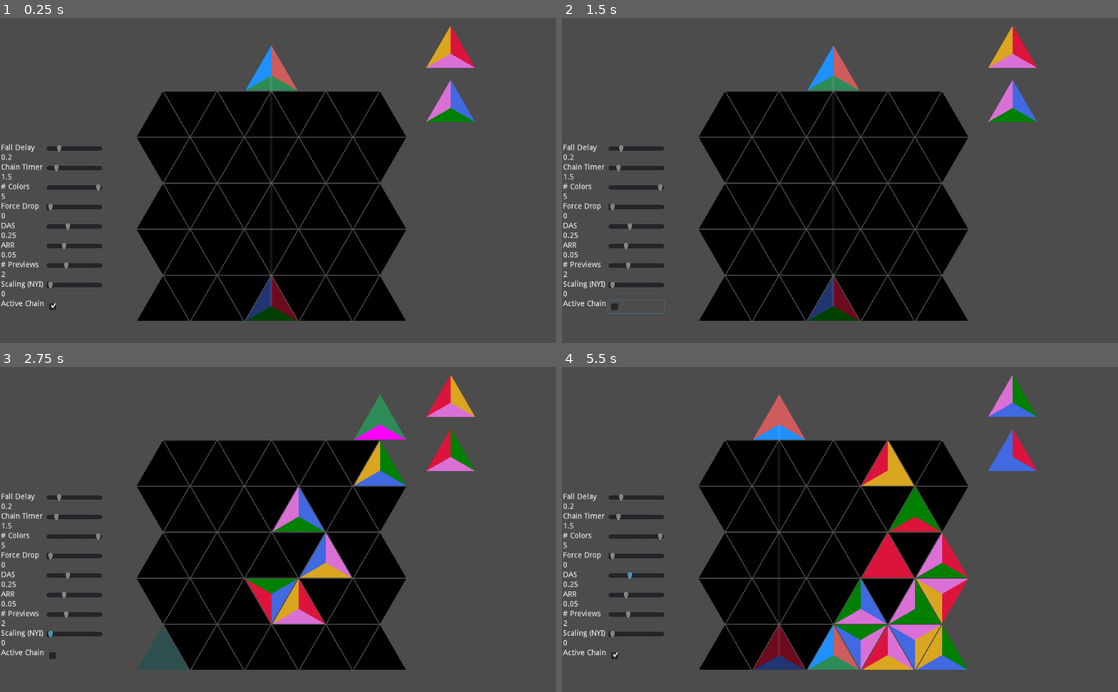
Above: before the commit, frames 1-4 (two rows, left to right).
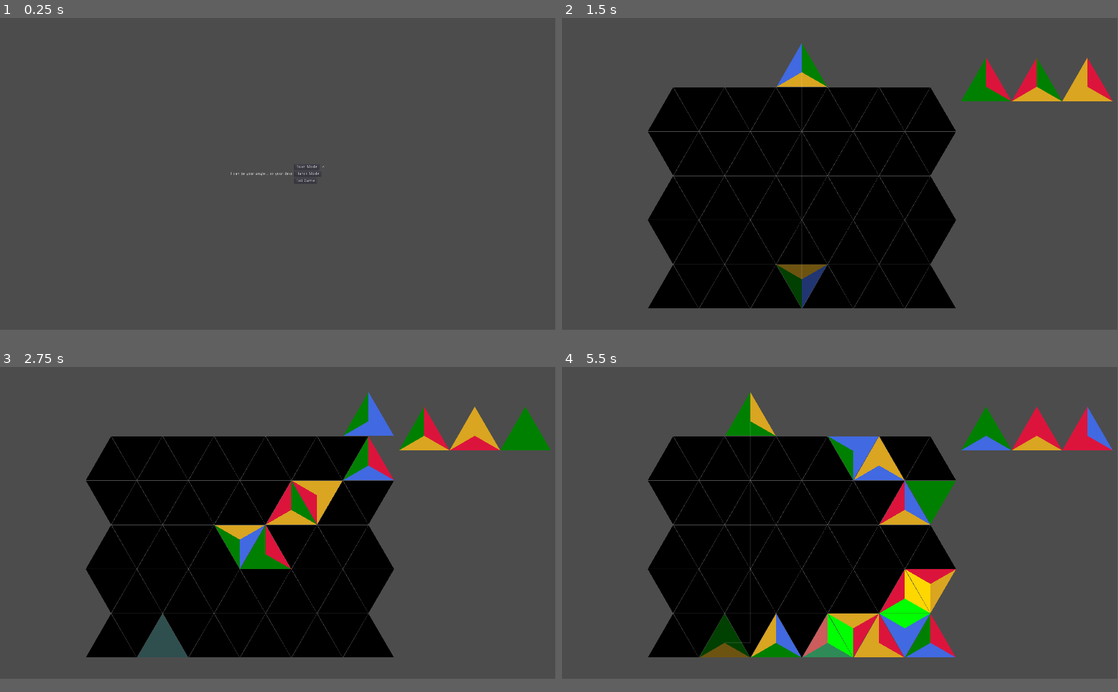
Above: after the commit, the same moments.

Repository: BoatsandJoes/tri-twist
Game: Godot game, scene res://scenes/MainMenu.tscn
Same seed, same stepped clock (60 frames per second), same inputs: the game is played once before the commit and once after it. Before the commit the project starts from res://scenes/Main.tscn.
Inputs (mouse positions are in pixels of both pictures, inside the frame that each line leads up to):
- Up to frame 1 (0.25 s): no input
- Up to frame 2 (1.5 s): click (867, 174) at 0.5 s, where only the run after the commit has a clickable "Brain Mode"; click (634, 307) at 1.27 s
- Up to frame 3 (2.75 s): tap Enter (ui_accept) at 2, 2.27, 2.3, 2.57 s; move the mouse to (161, 656) at 2.02 s; hold D (right) from 2.03 s (still down); hold Space (ui_select, bound only after the commit) from 2.03 s (still down); click (161, 656) at 2.17 s
- Up to frame 4 (5.5 s): move the mouse to (751, 640) at 2.77 s; release D (right) at 2.78 s; release Space (ui_select, bound only after the commit) at 2.78 s; hold Down (ui_down) 2.78-3.53 s; tap Enter (ui_accept) at 2.85, 3.02, 3.32, 3.8, 4.52, 4.82, 5.27, 5.3 s; click (751, 640) at 2.92 s; tap Space (ui_select, bound only after the commit) at 3.05, 4.55 s; move the mouse to (778, 656) at 3.52 s; hold D (right) 3.53-4.28 s; hold Keypad 6 (clockwise) 3.53-4.28 s; click (778, 656) at 3.67 s; move the mouse to (806, 640) at 4.27 s; hold Up (ui_up) 4.28-5.03 s; tap Keypad 7 (counterclockwise) at 4.35 s; click (806, 640) at 4.42 s; move the mouse to (834, 656) at 5.02 s; hold A (left) from 5.03 s (still down); hold Space (ui_select, bound only after the commit) from 5.03 s (still down); click (834, 656) at 5.17 s
In our replay, the window is 800x468 before the commit and 799x449 after it. These sizes can differ from the game's own. Grey fills any space a smaller window leaves; there, only what the larger window draws over its background counts as a difference.

The runs differ from the first frame. In frame 1, 33% of the frame differs, in the area x 0-86%, y 2-94%; in frame 2, 19%; in frame 3, 23%; in frame 4, 26%.

Commit message:
Added main menu and mode select. Tweaked display. Fixed particles.

Diff:
--- a/project.godot
+++ b/project.godot
@@ -15,9 +15,14 @@
 "path": "res://scenes/GameGrid.gd"
 }, {
 "base": "Node2D",
-"class": "GameScene",
+"class": "Mode1",
 "language": "GDScript",
-"path": "res://scenes/GameScene.gd"
+"path": "res://scenes/Mode1.gd"
+}, {
+"base": "Node2D",
+"class": "Mode2",
+"language": "GDScript",
+"path": "res://scenes/Mode2.gd"
 }, {
 "base": "Area2D",
 "class": "TriangleCell",
@@ -31,7 +36,8 @@
 } ]
 _global_script_class_icons={
 "GameGrid": "",
-"GameScene": "",
+"Mode1": "",
+"Mode2": "",
 "TriangleCell": "",
 "TriangleDropper": ""
 }
@@ -39,8 +45,17 @@
 [application]
 
 config/name="TriTwist"
-run/main_scene="res://scenes/Main.tscn"
+run/main_scene="res://scenes/MainMenu.tscn"
 config/icon="res://icon.png"
+
+[display]
+
+window/size/width=1920
+window/size/height=1080
+window/size/resizable=false
+window/size/borderless=true
+window/size/fullscreen=true
+window/vsync/use_vsync=false
 
 [input]
 
@@ -54,6 +69,7 @@
 ui_select={
 "deadzone": 0.5,
 "events": [ Object(InputEventJoypadButton,"resource_local_to_scene":false,"resource_name":"","device":0,"button_index":3,"pressure":0.0,"pressed":false,"script":null)
+, Object(InputEventKey,"resource_local_to_scene":false,"resource_name":"","device":0,"alt":false,"shift":false,"control":false,"meta":false,"command":false,"pressed":false,"scancode":32,"unicode":0,"echo":false,"script":null)
  ]
 }
 ui_cancel={
@@ -79,7 +95,6 @@
 "events": [ Object(InputEventKey,"resource_local_to_scene":false,"resource_name":"","device":0,"alt":false,"shift":false,"control":false,"meta":false,"command":false,"pressed":false,"scancode":16777232,"unicode":0,"echo":false,"script":null)
 , Object(InputEventJoypadButton,"resource_local_to_scene":false,"resource_name":"","device":0,"button_index":12,"pressure":0.0,"pressed":false,"script":null)
 , Object(InputEventKey,"resource_local_to_scene":false,"resource_name":"","device":0,"alt":false,"shift":false,"control":false,"meta":false,"command":false,"pressed":false,"scancode":87,"unicode":0,"echo":false,"script":null)
-, Object(InputEventKey,"resource_local_to_scene":false,"resource_name":"","device":0,"alt":false,"shift":false,"control":false,"meta":false,"command":false,"pressed":false,"scancode":32,"unicode":0,"echo":false,"script":null)
  ]
 }
 ui_down={
--- a/scenes/GameGrid.gd
+++ b/scenes/GameGrid.gd
@@ -76,7 +76,7 @@
 
 # Gets the position in which to draw the cell with the passed indices
 func get_position_for_cell(rowIndex: int, columnIndex: int, flipped: bool) -> Vector2:
-	var result = Vector2(columnIndex * (cellSize/2 + margin) + 300,
+	var result = Vector2(columnIndex * (cellSize/2 + margin) + window.size[0]/5,
 				window.size[1] - cellSize - (rowIndex * ((cellSize * sqrt(3) / 2) + margin)))
 	if flipped:
 		result = Vector2(result[0], result[1] + cellSize * sqrt(3) / 6)
--- a/scenes/GameGrid.tscn
+++ b/scenes/GameGrid.tscn
@@ -6,6 +6,6 @@
 [node name="GameGrid" type="Node2D"]
 script = ExtResource( 1 )
 TriangleCell = ExtResource( 2 )
-gridWidth = 9
+gridWidth = 11
 gridHeight = 5
 margin = 2
--- a/scenes/Main.tscn
+++ b/scenes/Main.tscn
@@ -1,7 +1,7 @@
 [gd_scene load_steps=3 format=2]
 
 [ext_resource path="res://scenes/Main.gd" type="Script" id=1]
-[ext_resource path="res://scenes/GameScene.tscn" type="PackedScene" id=2]
+[ext_resource path="res://scenes/Mode1.tscn" type="PackedScene" id=2]
 
 [node name="Main" type="Node2D"]
 script = ExtResource( 1 )
--- /dev/null
+++ b/scenes/MainMenu.gd
@@ -0,0 +1,56 @@
+extends Control
+
+# Declare member variables here. Examples:
+# var a = 2
+# var b = "text"
+
+# Called when the node enters the scene tree for the first time.
+func _ready():
+	pass # Replace with function body.
+
+# Called every frame. 'delta' is the elapsed time since the previous frame.
+#func _process(delta):
+#	pass
+
+func _input(event):
+	if event is InputEventKey:
+		if event.is_action_pressed("ui_escape"):
+			get_tree().quit()
+		elif event.is_action_pressed("ui_up"):
+			if $MarginContainer/HBoxContainer/VBoxContainer2/Mode1Arrow.text == "<":
+				$MarginContainer/HBoxContainer/VBoxContainer2/Mode1Arrow.text = ""
+				$MarginContainer/HBoxContainer/VBoxContainer2/ExitArrow.text = "<"
+			elif $MarginContainer/HBoxContainer/VBoxContainer2/Mode2Arrow.text == "<":
+				$MarginContainer/HBoxContainer/VBoxContainer2/Mode2Arrow.text = ""
+				$MarginContainer/HBoxContainer/VBoxContainer2/Mode1Arrow.text = "<"
+			elif $MarginContainer/HBoxContainer/VBoxContainer2/ExitArrow.text == "<":
+				$MarginContainer/HBoxContainer/VBoxContainer2/ExitArrow.text = ""
+				$MarginContainer/HBoxContainer/VBoxContainer2/Mode2Arrow.text = "<"
+		elif event.is_action_pressed("ui_down"):
+			if $MarginContainer/HBoxContainer/VBoxContainer2/Mode1Arrow.text == "<":
+				$MarginContainer/HBoxContainer/VBoxContainer2/Mode1Arrow.text = ""
+				$MarginContainer/HBoxContainer/VBoxContainer2/Mode2Arrow.text = "<"
+			elif $MarginContainer/HBoxContainer/VBoxContainer2/Mode2Arrow.text == "<":
+				$MarginContainer/HBoxContainer/VBoxContainer2/Mode2Arrow.text = ""
+				$MarginContainer/HBoxContainer/VBoxContainer2/ExitArrow.text = "<"
+			elif $MarginContainer/HBoxContainer/VBoxContainer2/ExitArrow.text == "<":
+				$MarginContainer/HBoxContainer/VBoxContainer2/ExitArrow.text = ""
+				$MarginContainer/HBoxContainer/VBoxContainer2/Mode1Arrow.text = "<"
+		elif event.is_action_pressed("ui_accept") || event.is_action_pressed("ui_select"):
+			if $MarginContainer/HBoxContainer/VBoxContainer2/Mode1Arrow.text == "<":
+				_on_Mode1_pressed()
+			elif $MarginContainer/HBoxContainer/VBoxContainer2/Mode2Arrow.text == "<":
+				_on_Mode2_pressed()
+			elif $MarginContainer/HBoxContainer/VBoxContainer2/ExitArrow.text == "<":
+				_on_Quit_pressed()
+
+func _on_Quit_pressed():
+	get_tree().quit()
+
+
+func _on_Mode1_pressed():
+	get_tree().change_scene("scenes/Mode1.tscn")
+
+
+func _on_Mode2_pressed():
+	get_tree().change_scene("scenes/Mode2.tscn")
--- /dev/null
+++ b/scenes/MainMenu.tscn
@@ -0,0 +1,81 @@
+[gd_scene load_steps=2 format=2]
+
+[ext_resource path="res://scenes/MainMenu.gd" type="Script" id=1]
+
+[node name="Control" type="Control"]
+anchor_right = 1.0
+anchor_bottom = 1.0
+script = ExtResource( 1 )
+
+[node name="MarginContainer" type="MarginContainer" parent="."]
+anchor_right = 1.0
+anchor_bottom = 1.0
+margin_left = 60.0
+margin_top = 60.0
+margin_right = -60.0
+margin_bottom = -60.0
+
+[node name="HBoxContainer" type="HBoxContainer" parent="MarginContainer"]
+margin_right = 1800.0
+margin_bottom = 960.0
+alignment = 1
+
+[node name="Label" type="Label" parent="MarginContainer/HBoxContainer"]
+margin_left = 737.0
+margin_top = 473.0
+margin_right = 954.0
+margin_bottom = 487.0
+text = "I can be your angle... or your devil"
+
+[node name="VBoxContainer" type="VBoxContainer" parent="MarginContainer/HBoxContainer"]
+margin_left = 958.0
+margin_right = 1050.0
+margin_bottom = 960.0
+alignment = 1
+
+[node name="Mode1" type="Button" parent="MarginContainer/HBoxContainer/VBoxContainer"]
+margin_top = 446.0
+margin_right = 85.0
+margin_bottom = 466.0
+size_flags_horizontal = 0
+text = "Brain Mode"
+
+[node name="Mode2" type="Button" parent="MarginContainer/HBoxContainer/VBoxContainer"]
+margin_top = 470.0
+margin_right = 92.0
+margin_bottom = 490.0
+size_flags_horizontal = 0
+text = "Hands Mode"
+
+[node name="Quit" type="Button" parent="MarginContainer/HBoxContainer/VBoxContainer"]
+margin_top = 494.0
+margin_right = 77.0
+margin_bottom = 514.0
+size_flags_horizontal = 0
+text = "Exit Game"
+
+[node name="VBoxContainer2" type="VBoxContainer" parent="MarginContainer/HBoxContainer"]
+margin_left = 1054.0
+margin_right = 1062.0
+margin_bottom = 960.0
+custom_constants/separation = 10
+alignment = 1
+
+[node name="Mode1Arrow" type="Label" parent="MarginContainer/HBoxContainer/VBoxContainer2"]
+margin_top = 449.0
+margin_right = 8.0
+margin_bottom = 463.0
+text = "<"
+
+[node name="Mode2Arrow" type="Label" parent="MarginContainer/HBoxContainer/VBoxContainer2"]
+margin_top = 473.0
+margin_right = 8.0
+margin_bottom = 487.0
+
+[node name="ExitArrow" type="Label" parent="MarginContainer/HBoxContainer/VBoxContainer2"]
+margin_top = 497.0
+margin_right = 8.0
+margin_bottom = 511.0
+[connection signal="pressed" from="MarginContainer/HBoxContainer/VBoxContainer/Mode1" to="." method="_on_Mode1_pressed"]
+[connection signal="pressed" from="MarginContainer/HBoxContainer/VBoxContainer/Mode2" to="." method="_on_Mode2_pressed"]
+[connection signal="pressed" from="MarginContainer/HBoxContainer/VBoxContainer/Quit" to="." method="_on_Quit_pressed"]
--- /dev/null
+++ b/scenes/Mode1.gd
@@ -0,0 +1,22 @@
+extends Node2D
+class_name Mode1
+
+export (PackedScene) var TriangleDropper
+var triangleDropper: TriangleDropper
+#TODO implement UI in this class
+
+# Called when the node enters the scene tree for the first time.
+func _ready():
+	randomize()
+	triangleDropper = TriangleDropper.instance()
+	add_child(triangleDropper)
+	triangleDropper.gameGrid.toggle_chain_mode(false)
+	triangleDropper.gameGrid.set_gravity(0.3)
+
+func _input(event):
+	if event is InputEventKey && event.is_action_pressed("ui_escape"):
+		get_tree().change_scene("scenes/MainMenu.tscn")
+
+# Called every frame. 'delta' is the elapsed time since the previous frame.
+#func _process(delta):
+#	pass
--- /dev/null
+++ b/scenes/Mode1.tscn
@@ -0,0 +1,8 @@
+[gd_scene load_steps=3 format=2]
+
+[ext_resource path="res://scenes/Mode1.gd" type="Script" id=1]
+[ext_resource path="res://scenes/TriangleDropper.tscn" type="PackedScene" id=2]
+
+[node name="Mode1" type="Node2D"]
+script = ExtResource( 1 )
+TriangleDropper = ExtResource( 2 )
--- a/scenes/GameScene.gd
+++ b/scenes/Mode2.gd
@@ -1,5 +1,5 @@
 extends Node2D
-class_name GameScene
+class_name Mode2
 
 export (PackedScene) var TriangleDropper
 var triangleDropper: TriangleDropper
@@ -7,9 +7,15 @@
 
 # Called when the node enters the scene tree for the first time.
 func _ready():
+	randomize()
 	triangleDropper = TriangleDropper.instance()
 	add_child(triangleDropper)
+	triangleDropper.gameGrid.toggle_chain_mode(true)
+	triangleDropper.gameGrid.set_gravity(0.05)
 
+func _input(event):
+	if event is InputEventKey && event.is_action_pressed("ui_escape"):
+		get_tree().change_scene("scenes/MainMenu.tscn")
 
 # Called every frame. 'delta' is the elapsed time since the previous frame.
 #func _process(delta):
--- a/scenes/GameScene.tscn
+++ b/scenes/Mode2.tscn
@@ -1,8 +1,8 @@
 [gd_scene load_steps=3 format=2]
 
-[ext_resource path="res://scenes/GameScene.gd" type="Script" id=1]
+[ext_resource path="res://scenes/Mode2.gd" type="Script" id=1]
 [ext_resource path="res://scenes/TriangleDropper.tscn" type="PackedScene" id=2]
 
-[node name="GameScene" type="Node2D"]
+[node name="Mode2" type="Node2D"]
 script = ExtResource( 1 )
 TriangleDropper = ExtResource( 2 )
--- a/scenes/TriangleCell.gd
+++ b/scenes/TriangleCell.gd
@@ -5,9 +5,9 @@
 # last color is the null color, for empty cells
 enum Direction {LEFT, RIGHT, VERTICAL, VERTICAL_POINT}
 enum Rotation {CLOCKWISE, COUNTERCLOCKWISE}
-var colors = [Color.royalblue, Color.crimson, Color.goldenrod, Color.webgreen, Color.orchid, Color.black]
-var focusColors = [Color.dodgerblue, Color.indianred, Color.orange, Color.seagreen, Color.magenta, Color.darkslategray]
-var highlightColors = [Color.deepskyblue, Color.deeppink, Color.gold, Color.green, Color.fuchsia]
+var colors = [Color.royalblue, Color.crimson, Color.goldenrod, Color.webgreen, Color.black]
+var focusColors = [Color.dodgerblue, Color.indianred, Color.orange, Color.seagreen, Color.darkslategray]
+var highlightColors = [Color.deepskyblue, Color.deeppink, Color.gold, Color.green]
 var leftColor: int = colors.size() - 1
 var rightColor: int = colors.size() - 1
 var verticalColor: int = colors.size() - 1
@@ -41,8 +41,6 @@
 	tumbleDirection = Direction.VERTICAL
 	# set position
 	position = cellPostion
-	# move particle emitter to center
-	$CPUParticles2D.position = Vector2(size/2, size * sqrt(3) / 6)
 	# Define vertices
 	var baseVectorArray = PoolVector2Array()
 	baseVectorArray.append(Vector2(0, 0))
--- a/scenes/TriangleCell.tscn
+++ b/scenes/TriangleCell.tscn
@@ -14,14 +14,16 @@
 [node name="CollisionPolygon2D" type="CollisionPolygon2D" parent="."]
 
 [node name="ClearTimer" type="Timer" parent="."]
-wait_time = 1.5
+wait_time = 5.0
 one_shot = true
 
 [node name="CPUParticles2D" type="CPUParticles2D" parent="."]
+z_index = 1
 emitting = false
-amount = 1000
-lifetime = 0.2
+amount = 2000
+lifetime = 0.15
 one_shot = true
+explosiveness = 0.1
 randomness = 1.0
 gravity = Vector2( 0, 1800 )
 initial_velocity = 250.0
--- a/scenes/TriangleDropper.gd
+++ b/scenes/TriangleDropper.gd
@@ -28,17 +28,17 @@
 	activePiece.columnIndex = gameGrid.gridWidth / 2
 	activePiece.position = gameGrid.get_position_for_cell(gameGrid.gridHeight, activePiece.columnIndex, true)
 	activePiece.fill_randomly()
-	activePiece.cellFocused = true
 	activePiece.update_colors_visually()
 	add_child(activePiece)
 	# Previews
 	for i in range(6):
 		var preview: TriangleCell = TriangleCell.instance()
-		preview.init(90, -1, -1, Vector2(830, 40 + 100 * i), false, false)
+		preview.init(activePiece.size, -1, -1, Vector2(gameGrid.grid[-1][-1].position[0] + (i + 1.1) * activePiece.size,
+		activePiece.position[1]), false, false)
 		preview.fill_randomly()
 		previews.append(preview)
 		add_child(preview)
-	set_previews_visible(2)
+	set_previews_visible(3)
 	# Ghost
 	ghostPiece = TriangleCell.instance()
 	ghostPiece.set_modulate(Color(1,1,1,0.5))
@@ -76,15 +76,19 @@
 			leftPressed = false
 			$DasTimer.stop()
 			$ArrTimer.stop()
+			if rightPressed:
+				$DasTimer.start()
 		elif event.is_action_released("right"):
 			rightPressed = false
 			$DasTimer.stop()
 			$ArrTimer.stop()
+			if leftPressed:
+				$DasTimer.start()
 		elif event.is_action_pressed("clockwise"):
 			activePiece.set_colors(activePiece.verticalColor, activePiece.leftColor, activePiece.rightColor)
 		elif event.is_action_pressed("counterclockwise"):
 			activePiece.set_colors(activePiece.rightColor, activePiece.verticalColor, activePiece.leftColor)
-		elif (event.is_action_pressed("ui_accept") ||
+		elif (event.is_action_pressed("ui_accept") || event.is_action_pressed("ui_select") ||
 		event.is_action_pressed("ui_down") || event.is_action_pressed("ui_up")):
 			var accepted = gameGrid.drop_piece(activePiece, true)
 			if accepted:
--- a/scenes/TriangleDropper.tscn
+++ b/scenes/TriangleDropper.tscn
@@ -27,7 +27,7 @@
 text = "You Died"
 
 [node name="DasTimer" type="Timer" parent="."]
-wait_time = 0.25
+wait_time = 0.2
 one_shot = true
 
 [node name="ArrTimer" type="Timer" parent="."]
